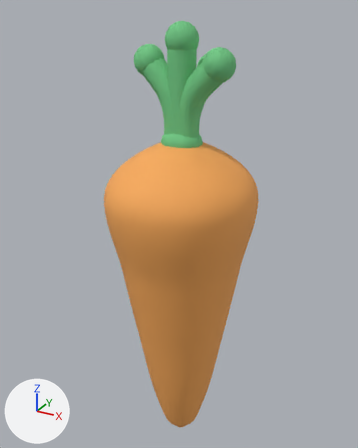
A saved change to the Blender file ArtSource/Crops/Carrot/blender/carrot_normal_v001_blockout.blend.
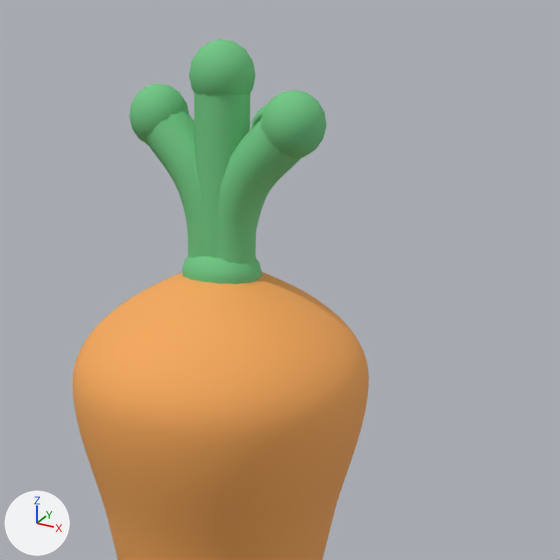
There are two pictures of each version: one whole from a 50 mm camera at (1.469, -2.708, 3.137) aimed at (-0.061, 0.075, 1.746), one close up on the part from 19% to 100% of the width and 0% to 65% of the height. The lights are fixed; the arrows at lower left show +X, +Y and +Z. The older version's two pictures come first.

In view in the first close-up: 'Crop_Carrot_Normal_v001_Body_Blockout', 'LeafStem_Back', 'LeafStem_Back_RoundedTip', 'LeafStem_Center', 'LeafStem_Center_RoundedTip', 'LeafStem_Left', 'LeafStem_Left_RoundedTip', 'LeafStem_Right', 'LeafStem_Right_RoundedTip', 'LeafStem_RoundedRoot_Knot'.
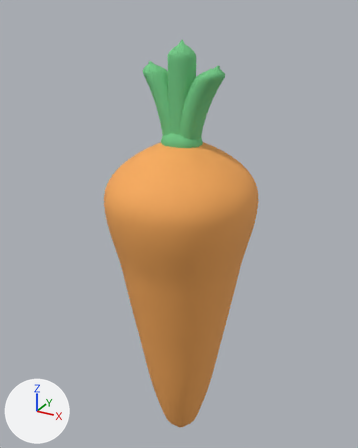
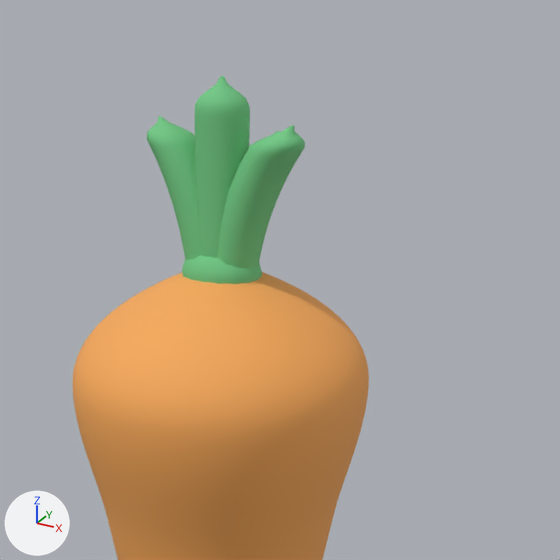
Commit message: Refine carrot leaf stem tips

Pixel boxes (x1, y1, x2, y2) of what changed, in the close-ups (560 x 560 px):
'LeafStem_Right', reshaped
    before: (217, 120, 301, 264)
    after: (217, 125, 305, 269)
'LeafStem_Left', reshaped
    before: (146, 111, 203, 258)
    after: (147, 116, 202, 260)
'LeafStem_Right_RoundedTip', deleted (green)
    before: (261, 90, 327, 158)
'LeafStem_Center_RoundedTip', deleted (green)
    before: (189, 39, 256, 96)
'LeafStem_Left_RoundedTip', deleted (green)
    before: (129, 83, 189, 145)
'LeafStem_Back_RoundedTip', deleted (mostly hidden)
    before: (251, 104, 267, 129)
part 3 of me_leafstem_back, rebuilt (mostly hidden)
    before: (256, 196, 267, 230)
    after: (249, 131, 280, 148)

The change in detail:
me_leafstem_left is used by ob_leafstem_left; location (0.0, 0.0, 0.0).
me_leafstem_left had 546 vertices, 528 faces and spanned x -0.303..0.051, y -0.085..0.103, z 2.284..2.882.
me_leafstem_left now has 541 vertices, 541 faces and spans x -0.274..0.042, y -0.081..0.095, z 2.292..2.83.
me_leafstem_left part 1: the loose piece of 518 vertices spanning x -0.303..0.051, y -0.085..0.103, z 2.284..2.882 is rebuilt with 541 vertices and now spans x -0.274..0.042, y -0.081..0.095, z 2.292..2.83.
Other edits to the shape of me_leafstem_left do not show in these pictures.
me_leafstem_right is used by ob_leafstem_right; location (0.0, 0.0, 0.0).
me_leafstem_right had 546 vertices, 528 faces and spanned x -0.051..0.312, y -0.103..0.085, z 2.284..2.884.
me_leafstem_right now has 541 vertices, 541 faces and spans x -0.042..0.282, y -0.095..0.081, z 2.292..2.83.
me_leafstem_right part 2: the loose piece of 518 vertices spanning x -0.051..0.312, y -0.103..0.085, z 2.284..2.884 is rebuilt with 541 vertices and now spans x -0.042..0.282, y -0.095..0.081, z 2.292..2.83.
Other edits to the shape of me_leafstem_right do not show in these pictures.
me_leafstem_back is used by ob_leafstem_back; location (0.0, 0.0, 0.0).
me_leafstem_back had 546 vertices, 528 faces and spanned x -0.077..0.154, y -0.046..0.302, z 2.276..2.828.
me_leafstem_back now has 541 vertices, 541 faces and spans x -0.072..0.141, y -0.03..0.275, z 2.292..2.78.
me_leafstem_back part 3: the loose piece of 518 vertices spanning x -0.077..0.154, y -0.046..0.302, z 2.276..2.828 is rebuilt with 541 vertices and now spans x -0.072..0.141, y -0.03..0.275, z 2.292..2.78.
Other edits to the shape of me_leafstem_back do not show in these pictures.
Object 'LeafStem_Center_RoundedTip' (ob_leafstem_center_roundedtip) is deleted.
Object 'LeafStem_Left_RoundedTip' (ob_leafstem_left_roundedtip) is deleted.
Object 'LeafStem_Right_RoundedTip' (ob_leafstem_right_roundedtip) is deleted.
Object 'LeafStem_Back_RoundedTip' (ob_leafstem_back_roundedtip) is deleted.
